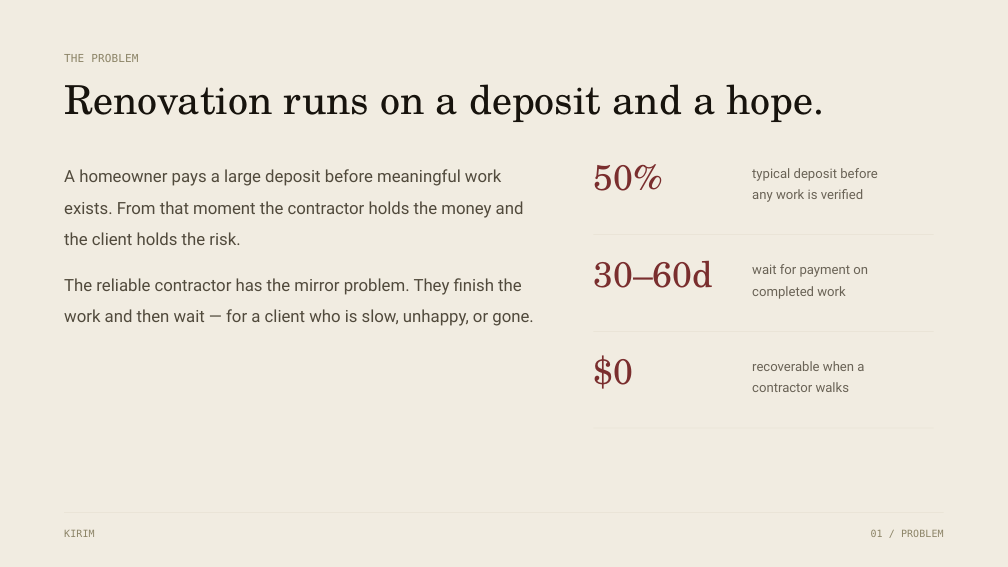
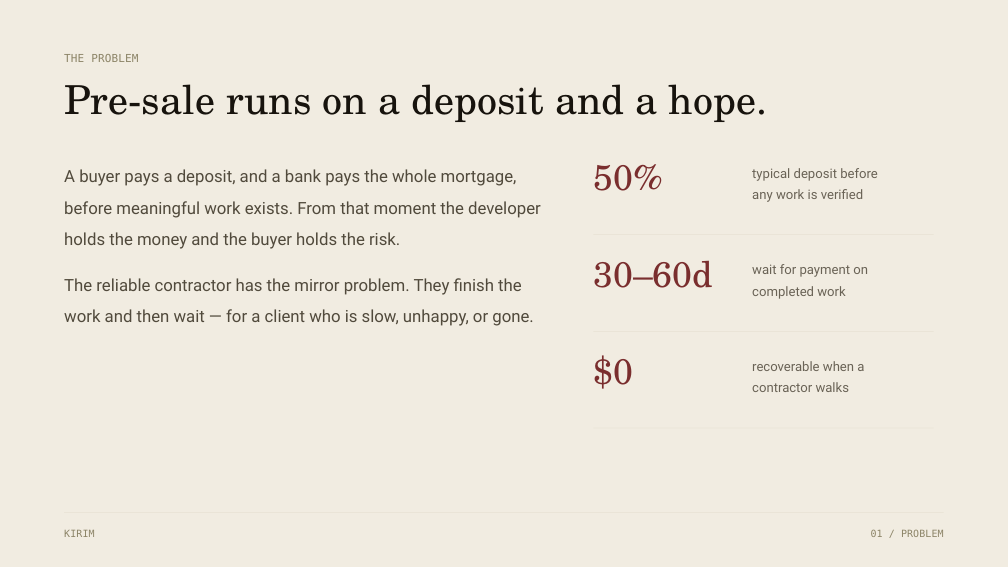
Before and after one commit to likalight/kirim, a slide deck: slide 2 of deck/KIRIM-pitch-deck.pptx. Drawn at 1008x567 pixels with LibreOffice and Linux fonts; fonts in the diff are those of the drawing. Boxes give left, top, right and bottom in pixels: in the first picture for what was removed or moved away, otherwise in the second. Text is boxed around its words. In the diff, an @@ line names an element or a change of style, - is before the commit and + after.

```diff
--- a/deck/KIRIM-pitch-deck.pptx
+++ b/deck/KIRIM-pitch-deck.pptx
@@ text at [64, 84, 767, 122]: text changed @@
-Renovation runs on a deposit and a hope.
+Pre-sale runs on a deposit and a hope.
@@ text at [64, 169, 541, 249]: text changed @@
-A homeowner pays a large deposit before meaningful work exists. From that moment the contractor holds the money and the client holds the risk.
+A buyer pays a deposit, and a bank pays the whole mortgage, before meaningful work exists. From that moment the developer holds the money and the buyer holds the risk.
```
Also in this commit, not shown: 2 other slides changed, 19 other files.
